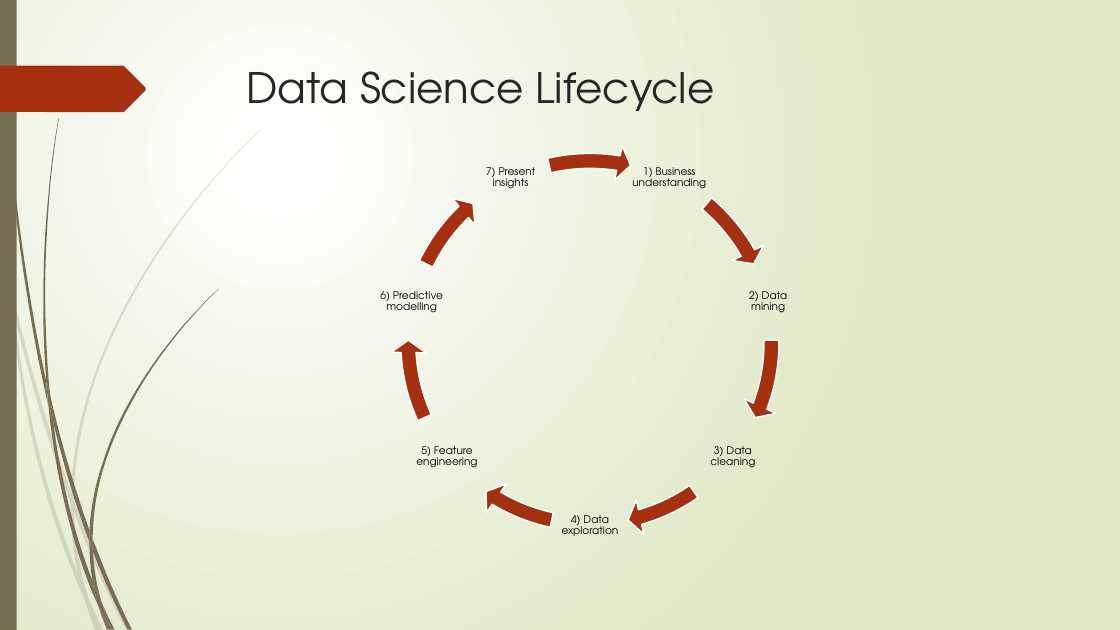
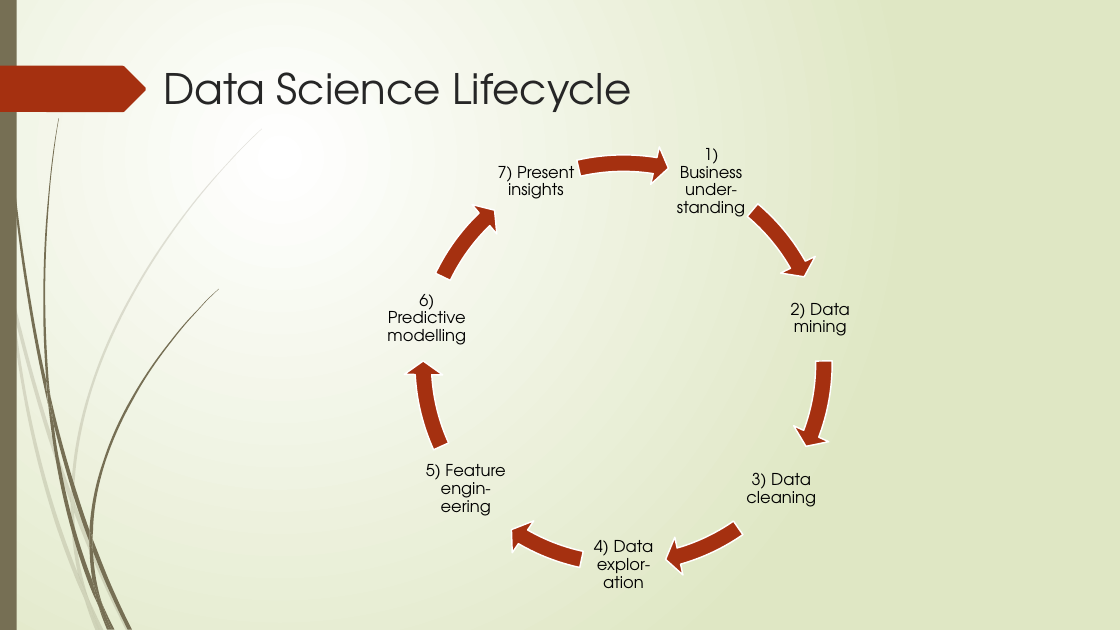
Before and after one commit to supasham/NYCDSA-MachineLearningProject, a slide deck: slide 2 of Applying ML to House Prices in Ames - Shameer Sukha - Feb 2021.pptx. Drawn at 1120x630 pixels with LibreOffice and Linux fonts; fonts in the diff are those of the drawing. Boxes give left, top, right and bottom in pixels: in the first picture for what was removed or moved away, otherwise in the second. Text is boxed around its words. In the diff, an @@ line names an element or a change of style, - is before the commit and + after.

```diff
--- a/Applying ML to House Prices in Ames - Shameer Sukha - Feb 2021.pptx
+++ b/Applying ML to House Prices in Ames - Shameer Sukha - Feb 2021.pptx
@@ title "Data Science Lifecycle" moved from (x1=247, y1=71, x2=715, y2=111) to (x1=164, y1=72, x2=631, y2=112) @@
@@ circular arrow resized from (x1=391, y1=144, x2=789, y2=542) to (x1=404, y1=144, x2=844, y2=583) @@
@@ proportions changed in 7 elements at (x1=404, y1=144, x2=844, y2=583), (x1=404, y1=144, x2=844, y2=583), (x1=404, y1=144, x2=844, y2=583), (x1=404, y1=144, x2=844, y2=583), (x1=404, y1=144, x2=844, y2=583), (x1=404, y1=144, x2=844, y2=583), (x1=404, y1=144, x2=844, y2=583) @@
@@ circular arrow resized from (x1=391, y1=144, x2=789, y2=542) to (x1=404, y1=144, x2=844, y2=583) @@
@@ circular arrow resized from (x1=391, y1=144, x2=789, y2=542) to (x1=404, y1=144, x2=844, y2=583) @@
@@ circular arrow resized from (x1=391, y1=144, x2=789, y2=542) to (x1=404, y1=144, x2=844, y2=583) @@
@@ circular arrow resized from (x1=391, y1=144, x2=789, y2=542) to (x1=404, y1=144, x2=844, y2=583) @@
@@ circular arrow resized from (x1=391, y1=144, x2=789, y2=542) to (x1=404, y1=144, x2=844, y2=583) @@
@@ circular arrow resized from (x1=391, y1=144, x2=789, y2=542) to (x1=404, y1=144, x2=844, y2=583) @@
@@ text "7) Present insights" moved from (x1=486, y1=167, x2=536, y2=189) to (x1=498, y1=166, x2=574, y2=199) @@
@@ text at (x1=677, y1=148, x2=745, y2=217): text changed; size 9 to 14 pt @@
-1) Business understanding
+1) Business under-standing
@@ text "6) Predictive modelling" moved from (x1=380, y1=291, x2=443, y2=313) to (x1=387, y1=294, x2=466, y2=345) @@
@@ text "2) Data mining" moved from (x1=749, y1=291, x2=787, y2=313) to (x1=791, y1=302, x2=850, y2=336) @@
@@ size 9 to 14 pt; more space between paragraphs in 4 elements at (x1=498, y1=166, x2=574, y2=199), (x1=387, y1=294, x2=466, y2=345), (x1=791, y1=302, x2=850, y2=336), (x1=746, y1=472, x2=816, y2=507) @@
@@ text "3) Data cleaning" moved from (x1=710, y1=446, x2=755, y2=468) to (x1=746, y1=472, x2=816, y2=507) @@
@@ text at (x1=426, y1=464, x2=505, y2=516): text changed; size 9 to 14 pt @@
-5) Feature engineering
+5) Feature engin-eering
@@ text at (x1=594, y1=540, x2=654, y2=588): text changed; size 9 to 14 pt @@
-4) Data exploration
+4) Data explor-ation
```
Also in this commit, not shown: 13 other slides changed, 2 slides removed, 2 other files.
